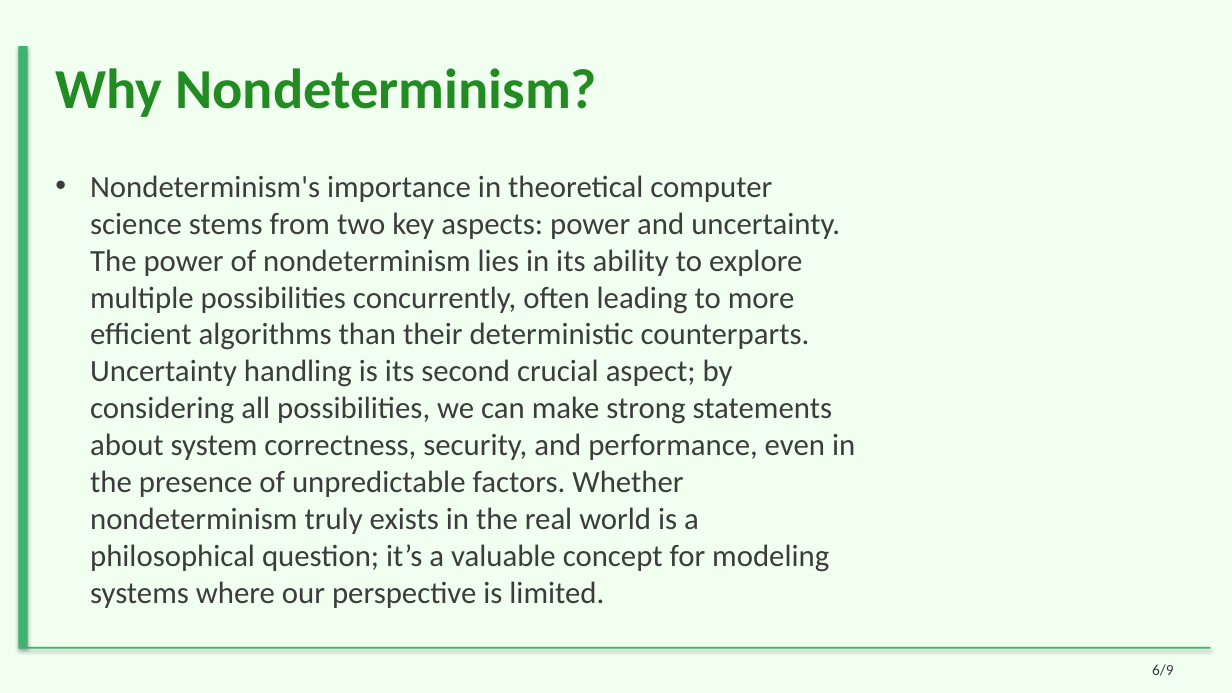
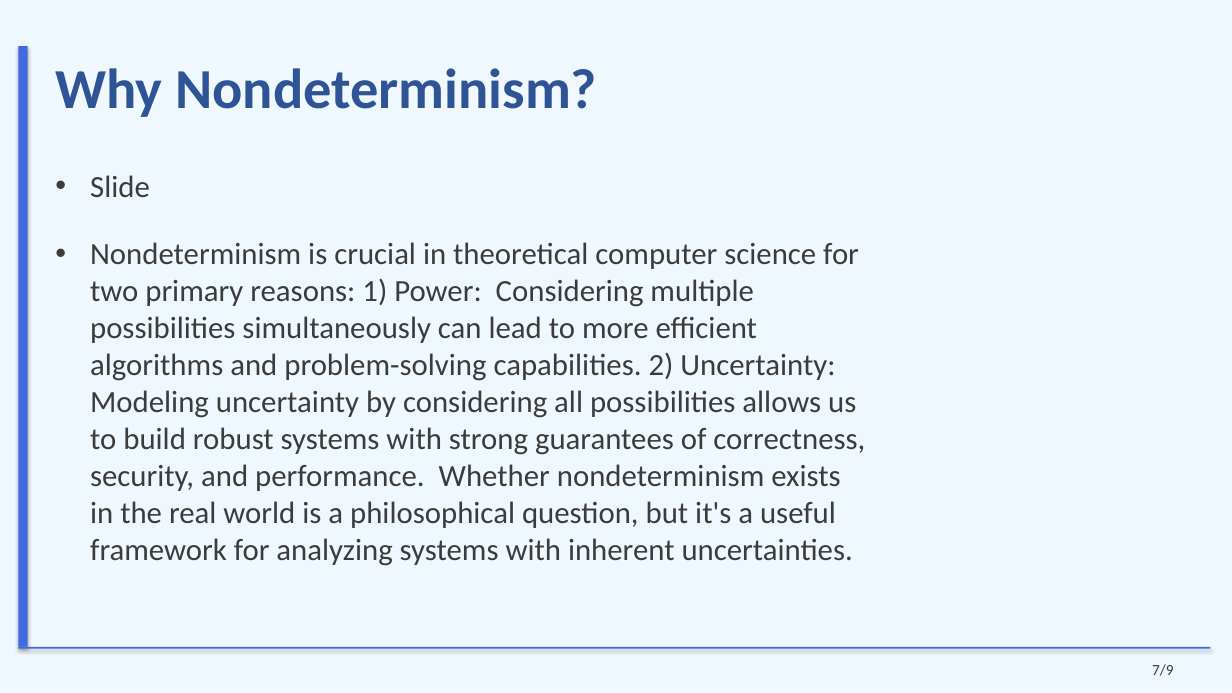
Before and after one commit to sanskarsri26/pdf-to-lecture, a slide deck: slide 7 of Styled_Slides.pptx (slide 6 before the commit). Drawn at 1232x693 pixels with LibreOffice and Linux fonts; fonts in the diff are those of the drawing. Boxes give left, top, right and bottom in pixels: in the first picture for what was removed or moved away, otherwise in the second. Text is boxed around its words. In the diff, an @@ line names an element or a change of style, - is before the commit and + after.

Commit message:
final commit keeping useful thing and removing useless things

```diff
--- a/Styled_Slides.pptx
+++ b/Styled_Slides.pptx
@@ background #F0FFF0 to #F0F8FF @@
@@ title "Why Nondeterminism?" at (x1=55, y1=68, x2=597, y2=117): text colour #228B22 to #2F5496 @@
@@ rectangle at (x1=18, y1=46, x2=28, y2=647): fill #3CB371 to #4169E1 @@
@@ text at (x1=90, y1=175, x2=865, y2=566): text changed @@
-• Nondeterminism's importance in theoretical computer science stems from two key aspects: power and uncertainty. The power of nondeterminism lies in its ability to explore multiple possibilities concurrently, often leading to more efficient algorithms than their deterministic counterparts. Uncertainty handling is its second crucial aspect; by considering all possibilities, we can make strong statements about system correctness, security, and performance, even in the presence of unpredictable factors. Whether nondeterminism truly exists in the real world is a philosophical question; it’s a valuable concept for modeling systems where our perspective is limited.
+• Slide
+• Nondeterminism is crucial in theoretical computer science for two primary reasons: 1) Power: Considering multiple possibilities simultaneously can lead to more efficient algorithms and problem-solving capabilities. 2) Uncertainty: Modeling uncertainty by considering all possibilities allows us to build robust systems with strong guarantees of correctness, security, and performance. Whether nondeterminism exists in the real world is a philosophical question, but it's a useful framework for analyzing systems with inherent uncertainties.
@@ rectangle at (x1=18, y1=647, x2=1211, y2=649): fill #3CB371 to #4169E1 @@
@@ text at (x1=1152, y1=664, x2=1174, y2=676): text changed @@
-6/9
+7/9
```
Also in this commit, not shown: 7 other slides changed, 1 slide added, 1 slide removed, 37 other files.
